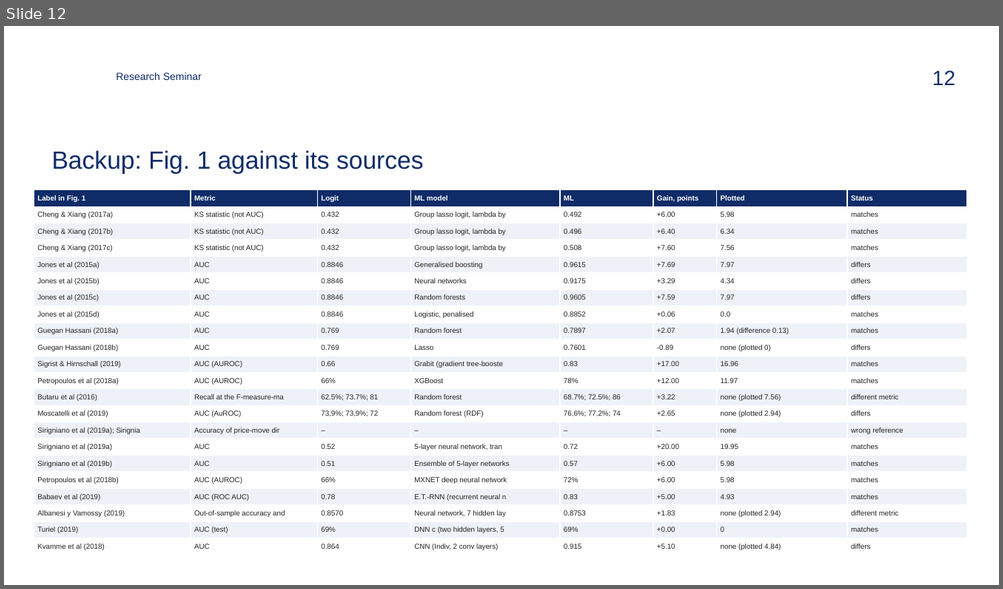
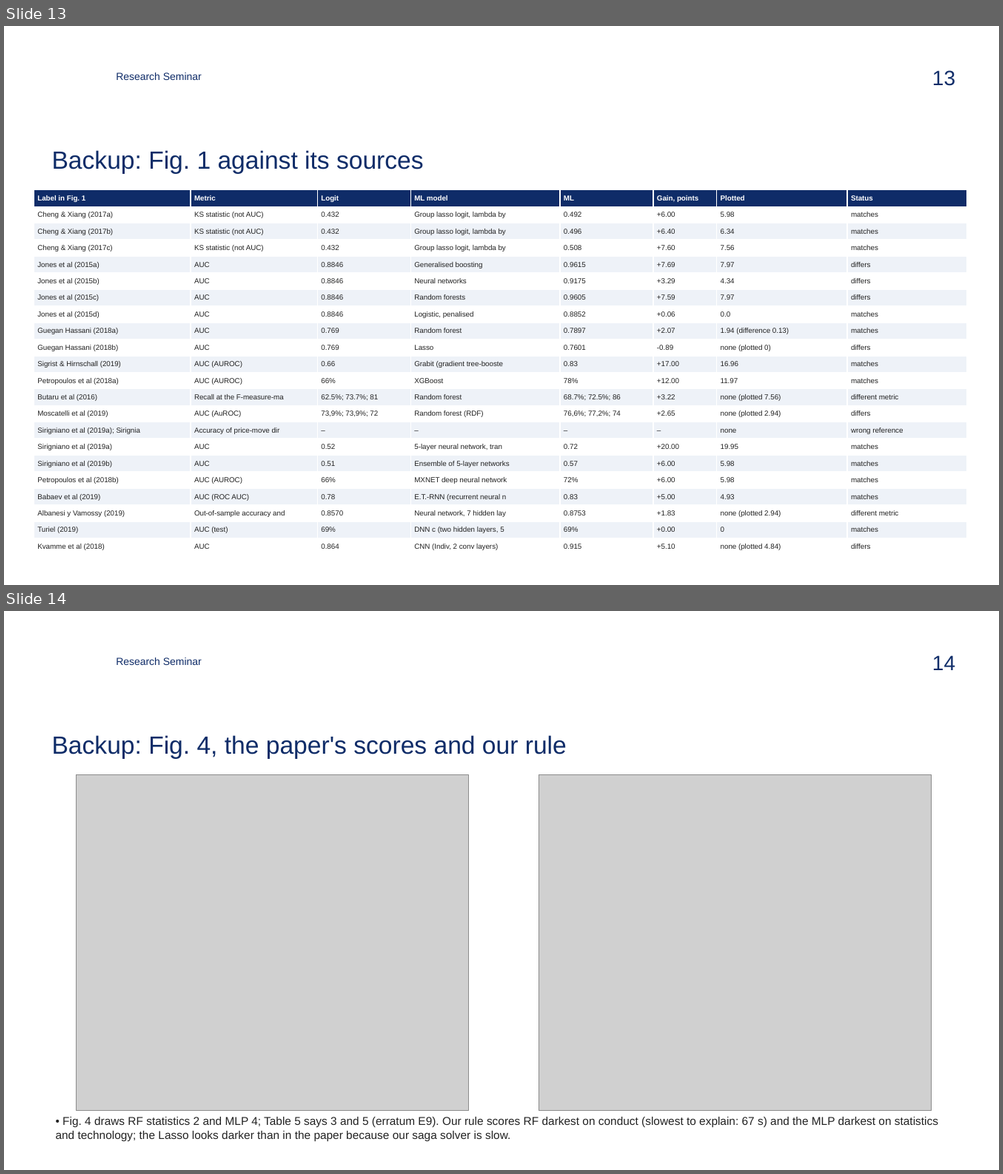
Before and after one commit to zavaz5/ml-model-risk, a slide deck: docs/presentation.pptx. Shown one above the other, each under a label of ours: slide 12 before the commit, slides 13 and 14 after it. The pictures are 1003x589 and 1003x1174 pixels, drawn with LibreOffice and Linux fonts; fonts in the diff are those of the drawing; grey boxes stand for pictures; background and template pictures are left out. Boxes give left, top, right and bottom in pixels: in the first picture for what was removed or moved away, otherwise in the second. Text is boxed around its words. In the diff, an @@ line names an element or a change of style, - is before the commit and + after.

Commit message:
Redraw the paper's Figs. 1, 4, 6-8 and 9 and add them as backup slides
- Fig. 1: the paper's plotted gains, each point coloured by what its source says.
- Fig. 4: the paper's radar (read off the PDF) next to ours from the I13 rule.
- Figs. 6-8: our SHAP summary plots (XGBoost in log-odds, as in the paper);
  our XGBoost top four match the paper's Fig. 7.
- Fig. 9: per-document shares in the paper's four-panel layout, the paper's
  values and ours in separate figures.
The README gains a section with all of them.

```diff
--- a/docs/presentation.pptx
+++ b/docs/presentation.pptx
@@ slide 14 added at (x1=4, y1=611, x2=999, y2=1170), background #FFFFFF; not listed: 1 template element that a slide beside it also shows @@
@@ text added at (x1=116, y1=658, x2=202, y2=665), 10 pt, text #0F2C68 @@
+Research Seminar
@@ title added at (x1=52, y1=735, x2=566, y2=759), 24 pt, text #0F2C68 @@
+Backup: Fig. 4, the paper's scores and our rule
@@ picture added at (x1=77, y1=775, x2=469, y2=1111) @@
@@ picture added at (x1=539, y1=775, x2=931, y2=1111) @@
@@ text added at (x1=56, y1=1117, x2=938, y2=1142), 11 pt, text #222222 @@
+• Fig. 4 draws RF statistics 2 and MLP 4; Table 5 says 3 and 5 (erratum E9). Our rule scores RF darkest on conduct (slowest to explain: 67 s) and the MLP darkest on statistics and technology; the Lasso looks darker than in the paper because our saga solver is slow.
@@ what was slide 12 is now slide 13 @@
@@ page number at (x1=932, y1=70, x2=955, y2=86): text changed @@
-12
+13
```
Also in this commit, not shown: 3 other slides added, 18 other files.
